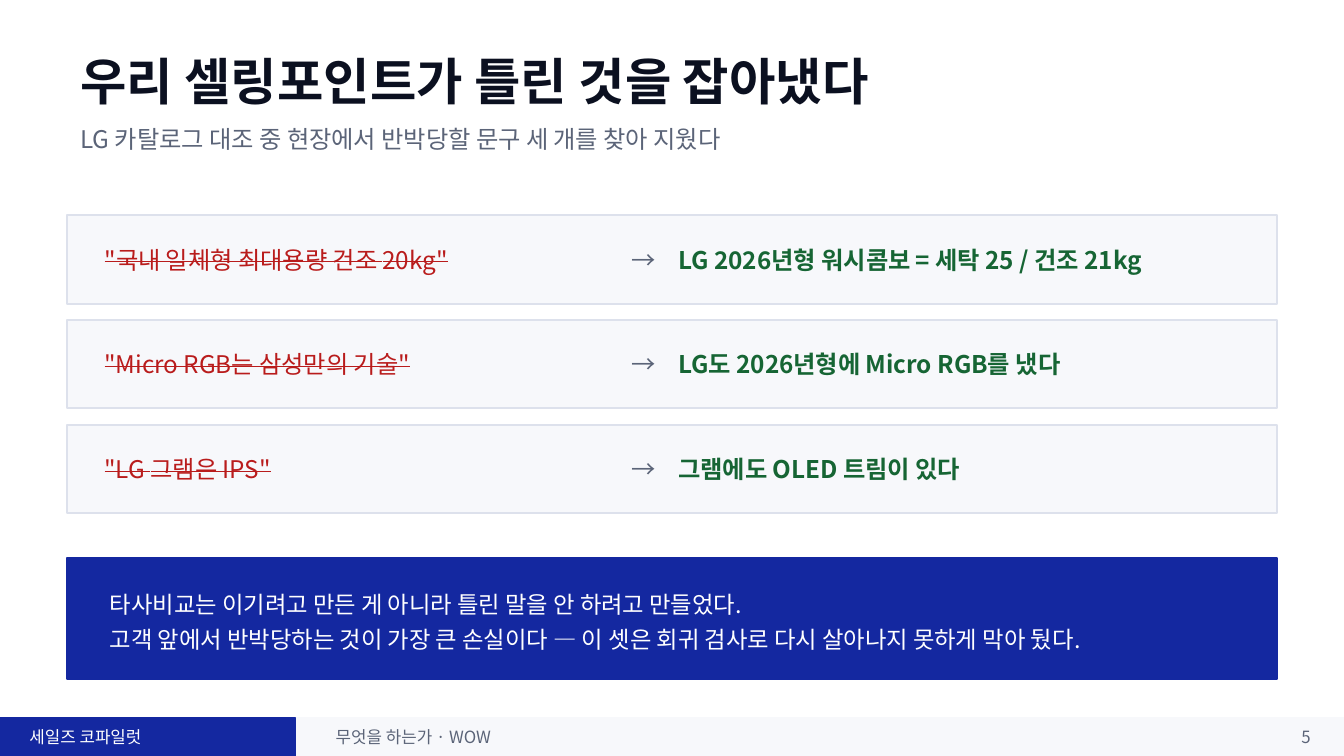
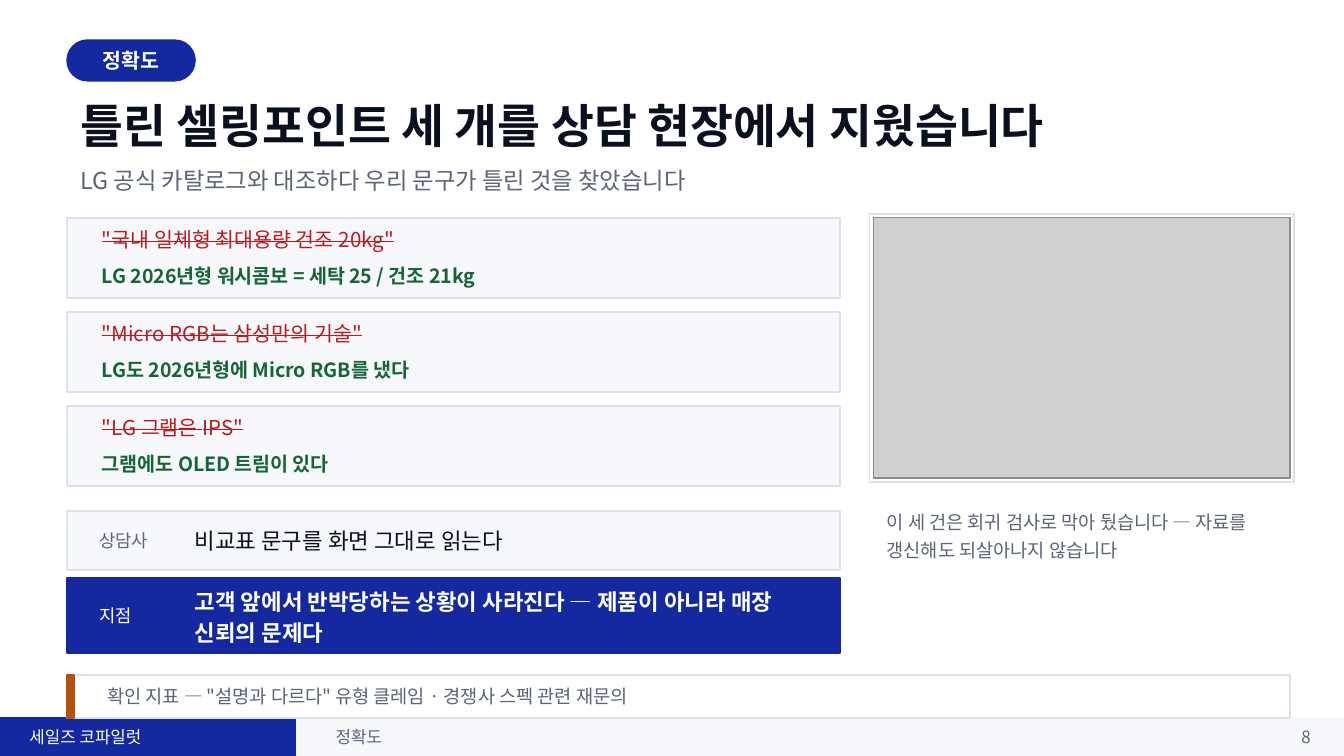
Before and after one commit to rhrjsgks-jarvis/gyeongwon-ax-hub, a slide deck: slide 8 of 발표자료/세일즈 코파일럿 보고.pptx (slide 5 before the commit). Drawn at 1344x756 pixels with LibreOffice and Linux fonts; fonts in the diff are those of the drawing; grey boxes stand for pictures. Boxes give left, top, right and bottom in pixels: in the first picture for what was removed or moved away, otherwise in the second. Text is boxed around its words. In the diff, an @@ line names an element or a change of style, - is before the commit and + after.

```diff
--- a/발표자료/세일즈 코파일럿 보고.pptx
+++ b/발표자료/세일즈 코파일럿 보고.pptx
@@ rounded rectangle added at (x1=67, y1=40, x2=195, y2=81), fill #1428A0, outline #1428A0 1 pt @@
@@ text added at (x1=103, y1=50, x2=160, y2=70), 11 pt, text #FFFFFF, bold @@
+정확도
@@ text at (x1=80, y1=103, x2=1043, y2=148): text changed; size 27 to 25 pt @@
-우리 셀링포인트가 틀린 것을 잡아냈다
+틀린 셀링포인트 세 개를 상담 현장에서 지웠습니다
@@ text at (x1=80, y1=169, x2=686, y2=191): text changed; size 13 to 12.5 pt @@
-LG 카탈로그 대조 중 현장에서 반박당할 문구 세 개를 찾아 지웠다
+LG 공식 카탈로그와 대조하다 우리 문구가 틀린 것을 찾았습니다
@@ rectangle resized from (x1=67, y1=320, x2=1277, y2=409) to (x1=67, y1=218, x2=840, y2=298) @@
@@ rectangle removed at (x1=67, y1=215, x2=1277, y2=304) @@
@@ text removed at (x1=618, y1=215, x2=659, y2=304) @@
-→
@@ rectangle added at (x1=870, y1=214, x2=1294, y2=482), fill #FFFFFF, outline #DDE1EC 1 pt @@
@@ picture added at (x1=874, y1=218, x2=1290, y2=478) @@
@@ text "LG 2026년형 워시콤보 = 세탁 ..." moved from (x1=678, y1=248, x2=1142, y2=275) to (x1=102, y1=266, x2=475, y2=288) @@
@@ rectangle added at (x1=67, y1=312, x2=840, y2=392), fill #F7F8FB, outline #DDE1EC 1 pt @@
@@ text removed at (x1=618, y1=320, x2=659, y2=409) @@
-→
@@ text "LG도 2026년형에 Micro RGB를 냈다" moved from (x1=678, y1=352, x2=1061, y2=376) to (x1=102, y1=360, x2=409, y2=379) @@
@@ rectangle resized from (x1=67, y1=425, x2=1277, y2=513) to (x1=67, y1=406, x2=840, y2=487) @@
@@ size 13 to 11 pt in 3 elements at (x1=102, y1=230, x2=394, y2=252), (x1=102, y1=324, x2=362, y2=343), (x1=102, y1=418, x2=244, y2=437) @@
@@ text ""LG 그램은 IPS"" moved from (x1=105, y1=458, x2=271, y2=480) to (x1=102, y1=418, x2=244, y2=437) @@
@@ size 13 to 10.5 pt in 3 elements at (x1=102, y1=266, x2=475, y2=288), (x1=102, y1=360, x2=409, y2=379), (x1=102, y1=454, x2=329, y2=473) @@
@@ text "그램에도 OLED 트림이 있다" moved from (x1=678, y1=457, x2=961, y2=481) to (x1=102, y1=454, x2=329, y2=473) @@
@@ text removed at (x1=618, y1=425, x2=659, y2=513) @@
-→
@@ rectangle added at (x1=67, y1=511, x2=840, y2=570), fill #F7F8FB, outline #DDE1EC 1 pt @@
@@ text added at (x1=99, y1=532, x2=148, y2=549), 9.5 pt, text #5B6478 @@
+상담사
@@ text added at (x1=195, y1=530, x2=503, y2=551), 12 pt, text #0B1020 @@
+비교표 문구를 화면 그대로 읽는다
@@ text at (x1=887, y1=513, x2=1246, y2=559): text changed; size 12.5 to 10 pt; text colour #FFFFFF to #5B6478 @@
-타사비교는 이기려고 만든 게 아니라 틀린 말을 안 하려고 만들었다.
-고객 앞에서 반박당하는 것이 가장 큰 손실이다 — 이 셋은 회귀 검사로 다시 살아나지 못하게 막아 뒀다.
+이 세 건은 회귀 검사로 막아 뒀습니다 — 자료를 갱신해도 되살아나지 않습니다
@@ rectangle resized from (x1=67, y1=558, x2=1277, y2=679) to (x1=67, y1=578, x2=840, y2=653) @@
@@ text added at (x1=195, y1=591, x2=772, y2=643), 12 pt, text #FFFFFF, bold @@
+고객 앞에서 반박당하는 상황이 사라진다 — 제품이 아니라 매장 신뢰의 문제다
@@ text added at (x1=99, y1=607, x2=132, y2=624), 9.5 pt, text #FFFFFF @@
+지점
@@ rectangle added at (x1=67, y1=675, x2=1290, y2=718), fill #FFFFFF, outline #DDE1EC 1 pt @@
@@ rectangle added at (x1=67, y1=675, x2=74, y2=718), fill #B45309, outline #B45309 1 pt @@
@@ text added at (x1=107, y1=687, x2=627, y2=705), 10 pt, text #5B6478 @@
+확인 지표 — "설명과 다르다" 유형 클레임 · 경쟁사 스펙 관련 재문의
@@ text at (x1=336, y1=729, x2=382, y2=745): text changed @@
-무엇을 하는가 · WOW
+정확도
@@ text at (x1=1301, y1=730, x2=1310, y2=743): text changed @@
-5
+8
```
Also in this commit, not shown: 2 other slides changed, 16 slides added, 12 slides removed, 2 other files.
